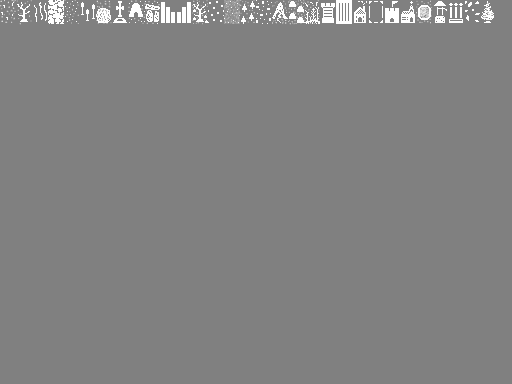
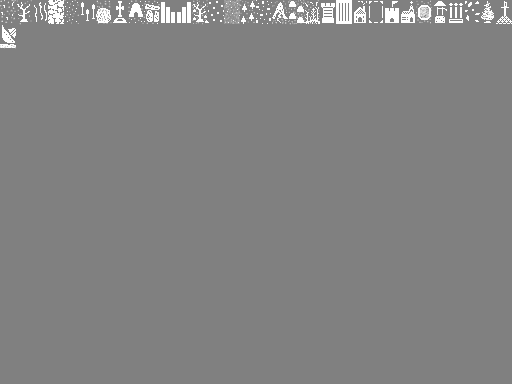
Before/after of a 512 × 384 layered artwork. What changed in the layer stack:
painted on "Background" over left=0, top=1, right=512, bottom=49
